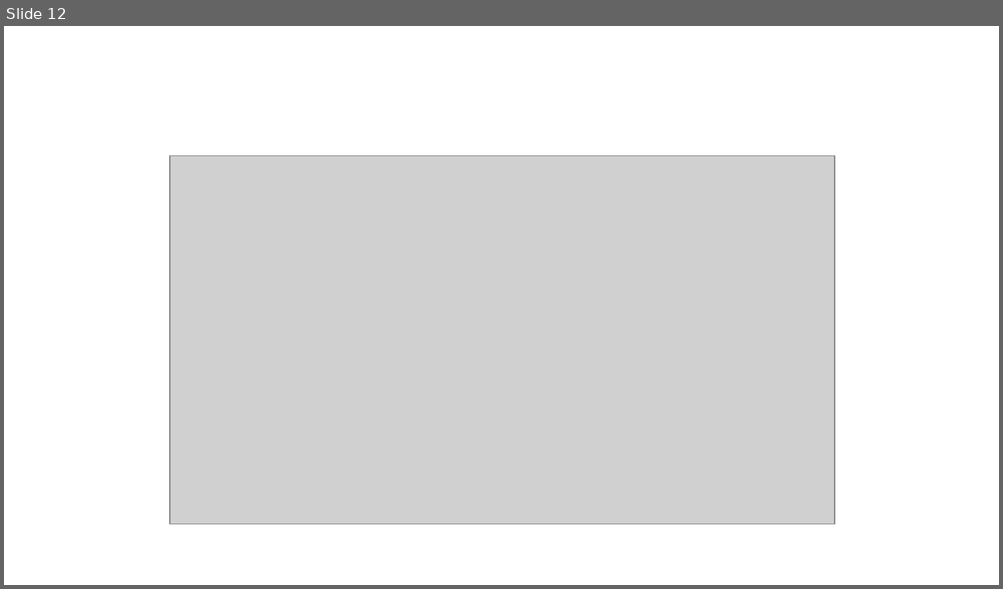
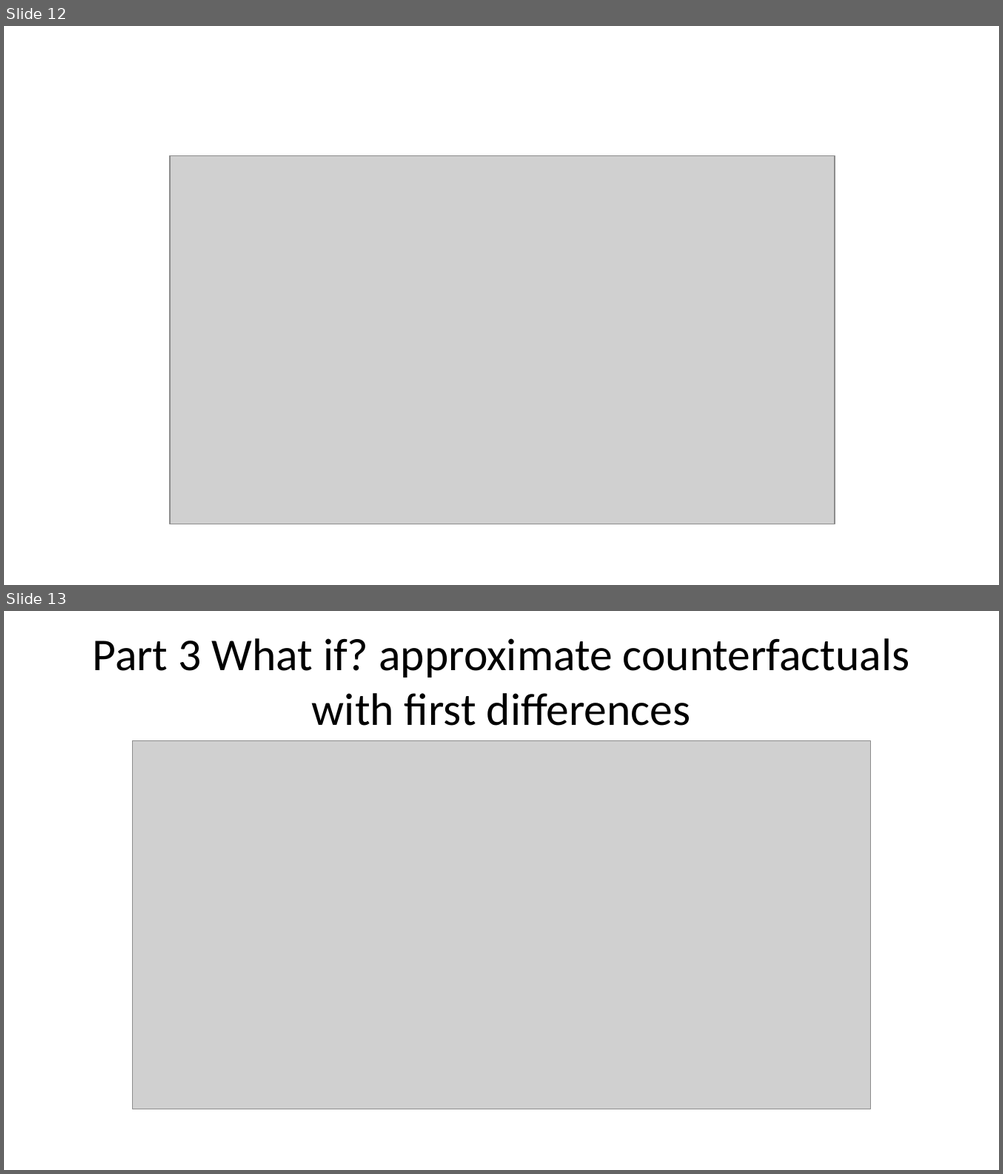
Before and after one commit to Sviatkd/DatafestivalWork, a slide deck: presentation.pptx. Shown one above the other, each under a label of ours: slide 12 before the commit, slides 12 and 13 after it. The pictures are 1003x589 and 1003x1174 pixels, drawn with LibreOffice and Linux fonts; fonts in the diff are those of the drawing; grey boxes stand for pictures. Boxes give left, top, right and bottom in pixels: in the first picture for what was removed or moved away, otherwise in the second. Text is boxed around its words. In the diff, an @@ line names an element or a change of style, - is before the commit and + after.

```diff
--- a/presentation.pptx
+++ b/presentation.pptx
@@ slide 13 added at bbox=[4, 611, 999, 1170], background #FFFFFF @@
@@ title added at bbox=[93, 638, 910, 726], 33 pt, text #000000 @@
+Part 3 What if? approximate counterfactuals with first differences
@@ picture added at bbox=[132, 741, 871, 1111] @@
```
Also in this commit, not shown: 1 slide changed, 5 other slides added, 3 other files.
